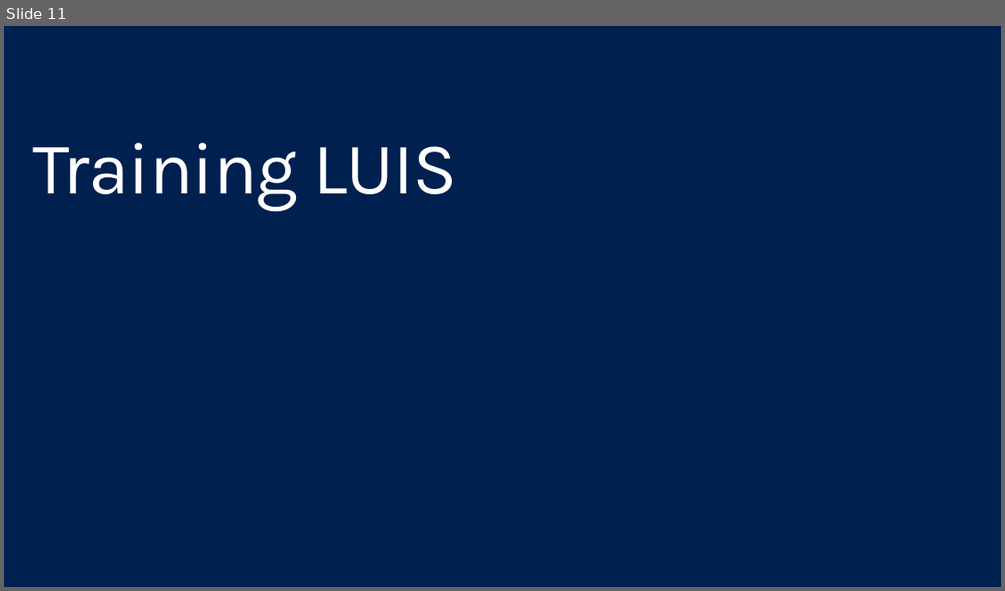
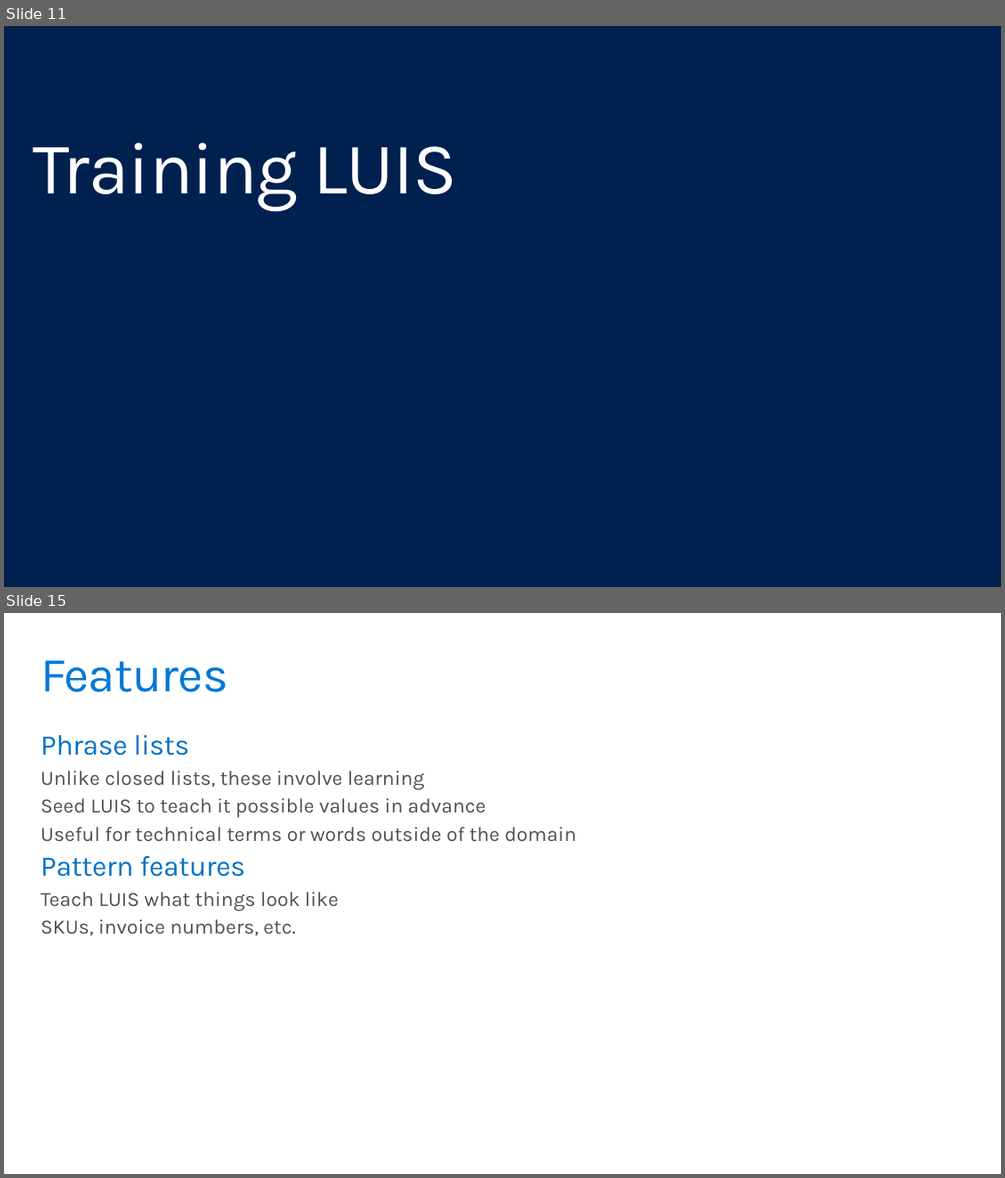
Before and after one commit to GeekTrainer/help-desk-bot-lab, a slide deck: Slides/3 - Natural Language Processing and LUIS.pptx. Shown one above the other, each under a label of ours: slide 11 before the commit, slides 11 and 15 after it; the slides between them are not shown. The pictures are 1005x591 and 1005x1178 pixels, drawn with LibreOffice and Linux fonts; fonts in the diff are those of the drawing. Boxes give left, top, right and bottom in pixels: in the first picture for what was removed or moved away, otherwise in the second. Text is boxed around its words. In the diff, an @@ line names an element or a change of style, - is before the commit and + after.

Commit message:
More LUIS information

```diff
--- a/Slides/3 - Natural Language Processing and LUIS.pptx
+++ b/Slides/3 - Natural Language Processing and LUIS.pptx
@@ slide 15 added at [4,613,1001,1174], background #FFFFFF @@
@@ title added at [40,660,228,692], 48 pt, text #0078D7 @@
+Features
@@ text added at [40,735,576,936], 20 pt, text #505050 @@
+Phrase lists
+  Unlike closed lists, these involve learning
+  Seed LUIS to teach it possible values in advance
+  Useful for technical terms or words outside of the domain
+Pattern features
+  Teach LUIS what things look like
+  SKUs, invoice numbers, etc.
```
Also in this commit, not shown: 4 other slides added.
